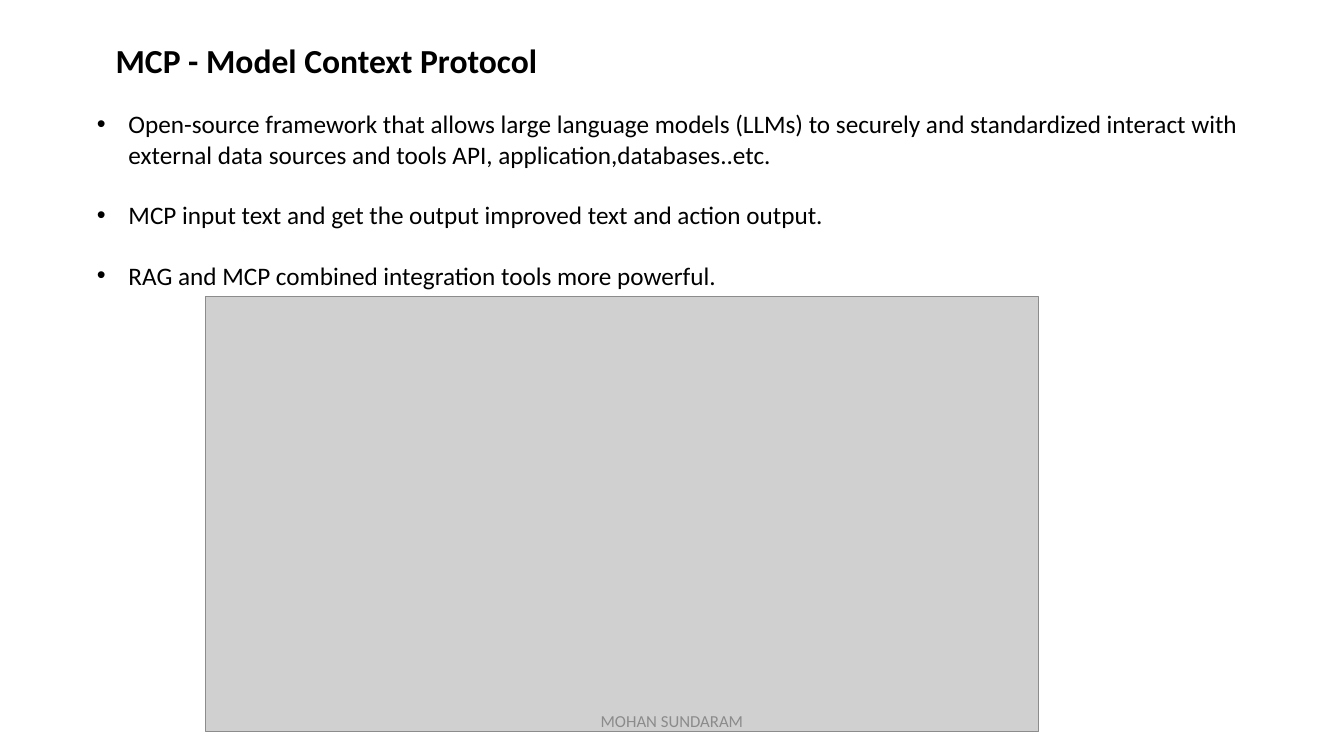
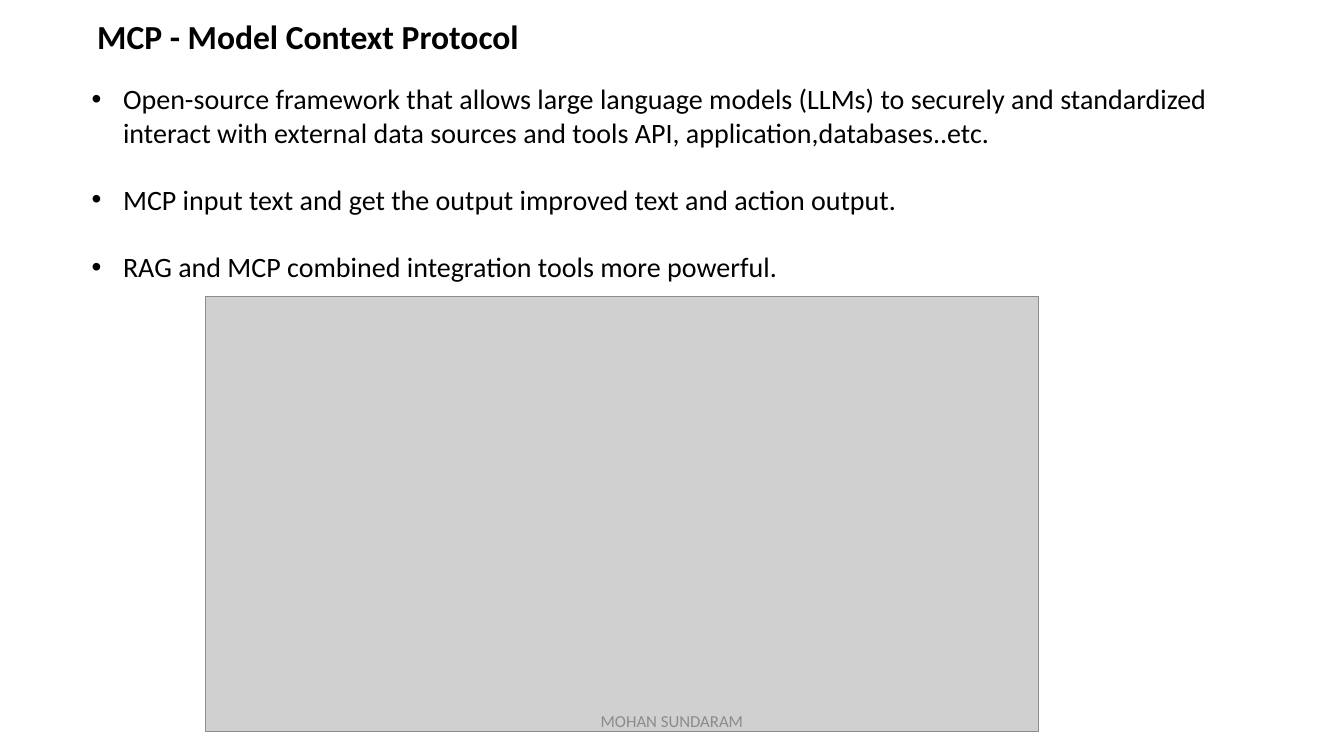
Before and after one commit to mohan4295work/Doc, a slide deck: slide 8 of Artificial Intelligence.pptx. Drawn at 1344x756 pixels with LibreOffice and Linux fonts; fonts in the diff are those of the drawing; grey boxes stand for pictures. Boxes give left, top, right and bottom in pixels: in the first picture for what was removed or moved away, otherwise in the second. Text is boxed around its words. In the diff, an @@ line names an element or a change of style, - is before the commit and + after.

```diff
--- a/Artificial Intelligence.pptx
+++ b/Artificial Intelligence.pptx
@@ title "MCP - Model Context Protocol": place and size @@
-title "MCP - Model Context Protocol" at bbox=[116, 49, 537, 74]
+title "MCP - Model Context Protocol" at bbox=[97, 25, 519, 50]
@@ text "Open-source framework that allows large ...": place and size @@
-text "Open-source framework that allows large ..." at bbox=[128, 114, 1236, 290]
+text "Open-source framework that allows large ..." at bbox=[123, 88, 1206, 282]
@@ text "Open-source framework that allows large ..." at bbox=[123, 88, 1206, 282]: size 18 to 20 pt @@
```
Also in this commit, not shown: 7 other slides changed.
